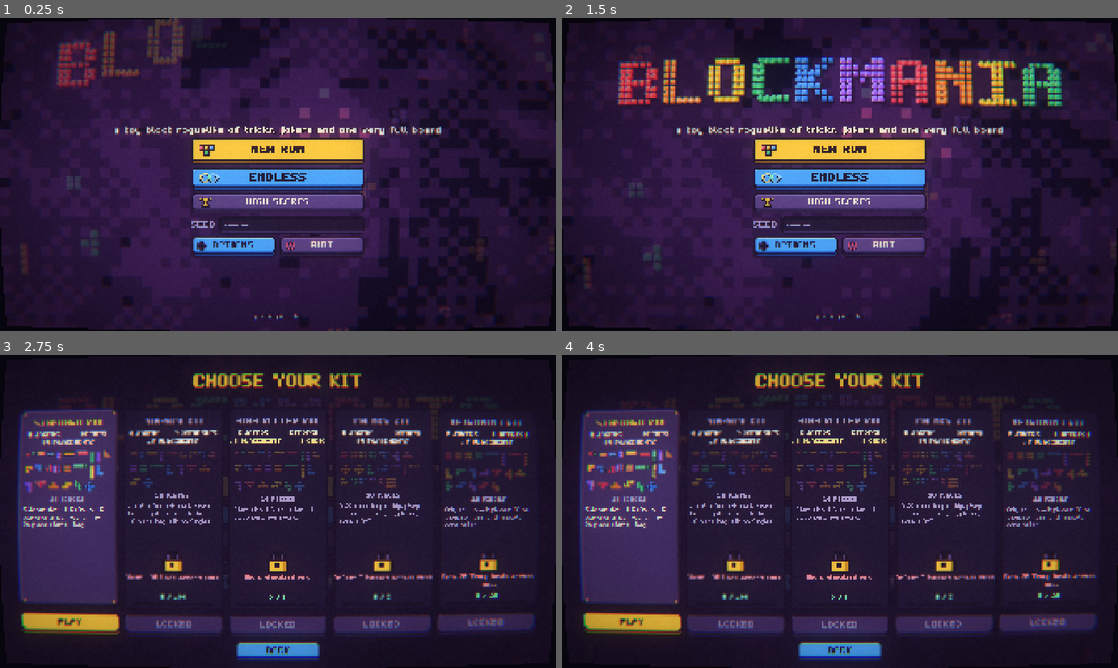
Above: before the commit, frames 1-4 (two rows, left to right).
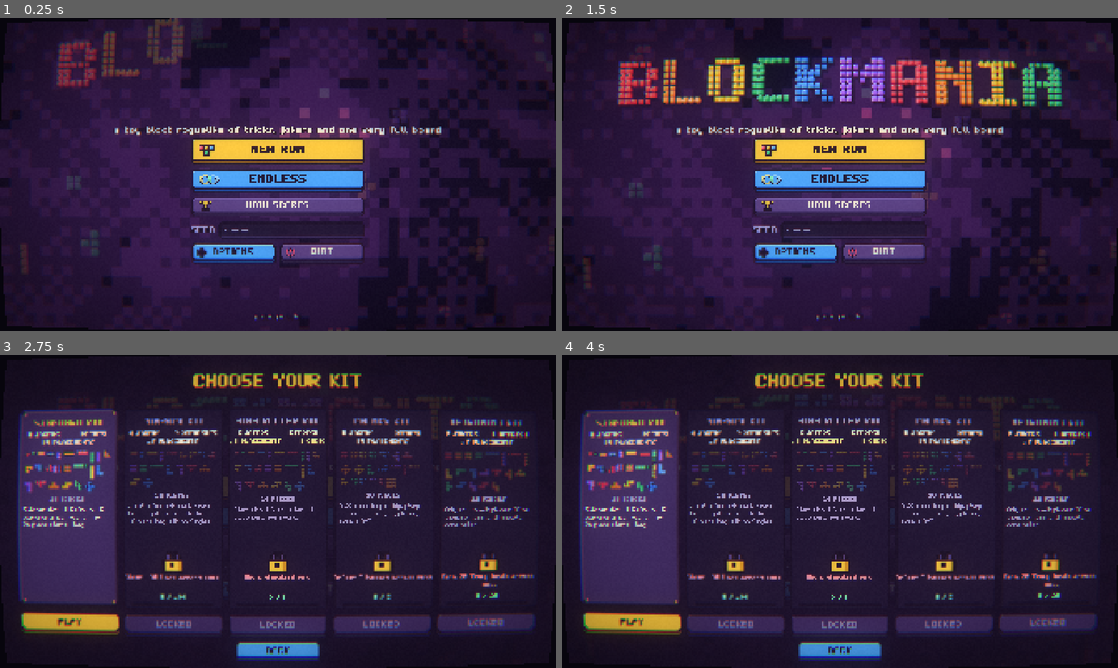
Above: after the commit, the same moments.

Repository: ElMariones/blockmania
Game: Godot game, scene res://game/main.tscn
Two runs of this game, one before a commit and one after it. Both use one fixed random seed, a clock stepped at 60 frames per second and the inputs below.
Inputs:
- Up to frame 1 (0.25 s): no input
- Up to frame 2 (1.5 s): click "NEW RUN" at 0.5 s; click "BACK" at 1.25 s
- Up to frame 3 (2.75 s): click "NEW RUN" at 2 s
- Up to frame 4 (4 s): click "ENDLESS" at 2.75 s; click "ENDLESS" at 3.5 s

The runs differ from the first frame. In frame 1, 4.8% of the frame differs, in the area x 34-66%, y 47-79%; in frame 2, 5.0%; in frame 3, less than 0.1%; in frame 4, less than 0.1%.

Commit message:
Endless asks Continue or New Game instead of a separate menu button
The CONTINUE ENDLESS button is removed. Pressing ENDLESS with a game in
progress opens a small popup showing its score, with CONTINUE, NEW GAME
(replaces the unfinished game) and BACK; Esc or clicking outside closes it.
Without a saved game ENDLESS starts right away.

Co-Authored-By: Claude Opus 5.5 <noreply@anthropic.com>

Diff:
--- a/game/ui/title_screen.gd
+++ b/game/ui/title_screen.gd
@@ -30,7 +30,6 @@
 var _seed_edit: LineEdit
 var _continue: Button
 var _new: Button
-var _endless_continue: Button
 var _highscore_overlay: Control
 var _score_rows: Array[Button] = []
 var _t := 0.0
@@ -70,9 +69,9 @@
 	tag.size = Vector2(STAGE.x, 40)
 	stage.add_child(tag)
 
-	var menu := BMStyle.vbox(10) # fits all seven rows (both Continue buttons) above the footer
+	var menu := BMStyle.vbox(16)
 	menu.position = Vector2((STAGE.x - 600) / 2.0, 414)
-	menu.size = Vector2(600, 592)
+	menu.size = Vector2(600, 560)
 	stage.add_child(menu)
 	_continue = _menu_button("CONTINUE RUN", func() -> void: main.continue_run(), "mint", 40, BMStyle.tex("icon_play"))
 	_continue.custom_minimum_size.y = 92
@@ -80,13 +79,10 @@
 	_new = _menu_button("NEW RUN", _new_run, "sun", 40, BMStyle.tex("icon_piece"))
 	_new.custom_minimum_size.y = 92
 	menu.add_child(_new)
-	var endless := _menu_button("ENDLESS", func() -> void: main.start_endless(), "sky", 40, BMStyle.infinity_icon())
+	var endless := _menu_button("ENDLESS", _endless_pressed, "sky", 40, BMStyle.infinity_icon())
 	endless.custom_minimum_size.y = 80
 	endless.tooltip_text = "Relaxed block placement. Clear rows and columns, build a combo, and chase your best score."
 	menu.add_child(endless)
-	_endless_continue = _menu_button("CONTINUE ENDLESS", func() -> void: main.continue_endless(), "mint", 30, BMStyle.tex("icon_play"))
-	_endless_continue.custom_minimum_size.y = 64
-	menu.add_child(_endless_continue)
 	var scores := _menu_button("HIGH SCORES", _show_high_scores, "plum", 30, BMStyle.tex("icon_trophy"))
 	scores.custom_minimum_size.y = 64
 	menu.add_child(scores)
@@ -145,7 +141,6 @@
 func refresh() -> void:
 	stage.position = ((size - STAGE) / 2.0).round()
 	_continue.visible = BMSaveStore.has_run()
-	_endless_continue.visible = BMEndlessStore.load_game() != null
 	_intro_t = 0.0
 	_landed = 0
 	_reset_letters()
@@ -154,6 +149,70 @@
 
 func focus_default() -> void:
 	BMStyle.focus_later((_continue if _continue.visible else _new))
+
+
+## ENDLESS: with a game in progress, a small popup offers Continue or a New Game; otherwise the
+## game starts straight away. (A finished game still on disk goes to its game-over screen.)
+func _endless_pressed() -> void:
+	var saved := BMEndlessStore.load_game()
+	if saved == null:
+		main.start_endless()
+	elif saved.over:
+		main.continue_endless()
+	else:
+		_show_endless_choice(saved)
+
+
+func _show_endless_choice(saved: BMEndless) -> void:
+	if is_instance_valid(_highscore_overlay):
+		_highscore_overlay.queue_free()
+	var shade := ColorRect.new()
+	shade.color = Color(BMStyle.INK, 0.8)
+	shade.mouse_filter = Control.MOUSE_FILTER_STOP
+	stage.add_child(shade)
+	shade.set_anchors_and_offsets_preset(Control.PRESET_FULL_RECT)
+	_highscore_overlay = shade
+	# Clicking the dimmed area outside the popup closes it, like Esc.
+	shade.gui_input.connect(func(e: InputEvent) -> void:
+		if e is InputEventMouseButton and e.pressed:
+			_close_high_scores())
+	var panel := BMStyle.panel("panel_plate", Vector4(28, 20, 28, 26))
+	shade.add_child(panel)
+	var v := BMStyle.vbox(14)
+	panel.add_child(v)
+	var head := BMStyle.hbox(14)
+	head.alignment = BoxContainer.ALIGNMENT_CENTER
+	var inf := TextureRect.new()
+	inf.texture = BMStyle.infinity_icon()
+	inf.stretch_mode = TextureRect.STRETCH_KEEP_CENTERED
+	inf.mouse_filter = Control.MOUSE_FILTER_IGNORE
+	head.add_child(inf)
+	head.add_child(BMStyle.label("ENDLESS", 40, BMStyle.SUN, true, 8))
+	v.add_child(head)
+	var info := BMStyle.label("You have a game in progress:  %s points." % BMUI.fmt_int(saved.score), 20, BMStyle.CREAM, true, 6)
+	info.horizontal_alignment = HORIZONTAL_ALIGNMENT_CENTER
+	v.add_child(info)
+	var cont := _menu_button("CONTINUE", func() -> void:
+		_close_high_scores()
+		main.continue_endless(), "mint", 30, BMStyle.tex("icon_play"))
+	cont.custom_minimum_size = Vector2(460, 72)
+	v.add_child(cont)
+	var fresh := _menu_button("NEW GAME", func() -> void:
+		_close_high_scores()
+		main.start_endless(), "sky", 30, BMStyle.tex("icon_piece"))
+	fresh.custom_minimum_size = Vector2(460, 72)
+	fresh.tooltip_text = "Start over. The game in progress is discarded (it was not finished, so it is not a high score)."
+	v.add_child(fresh)
+	var note := BMStyle.label("A new game replaces the one in progress.", 20, BMStyle.TEXT_DIM, false, 4)
+	note.horizontal_alignment = HORIZONTAL_ALIGNMENT_CENTER
+	v.add_child(note)
+	var back := BMStyle.button("BACK", func() -> void: _close_high_scores(), "plum", 20)
+	back.custom_minimum_size = Vector2(160, 52)
+	back.size_flags_horizontal = Control.SIZE_SHRINK_CENTER
+	v.add_child(back)
+	panel.reset_size()
+	panel.position = ((STAGE - panel.size) / 2.0).round()
+	BMStyle.focus_later(cont)
 
 
 func _show_high_scores(featured: Dictionary = {}) -> void:
Not shown, changed: ASSET_PLAN.md
Not shown, changed: GAME_DESIGN_DOCUMENT.md
Not shown, changed: README.md
Not shown, changed: TASKS.md
